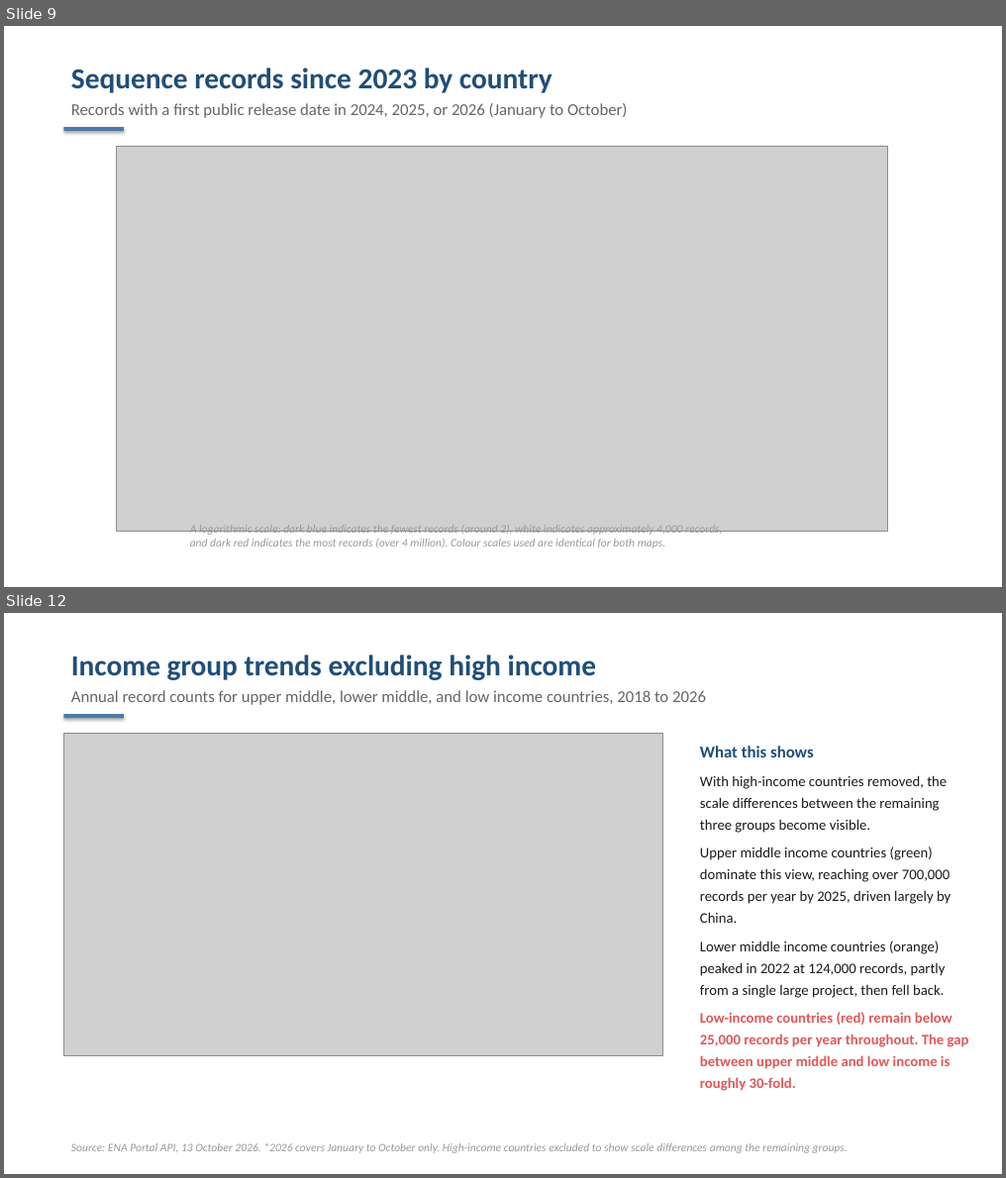
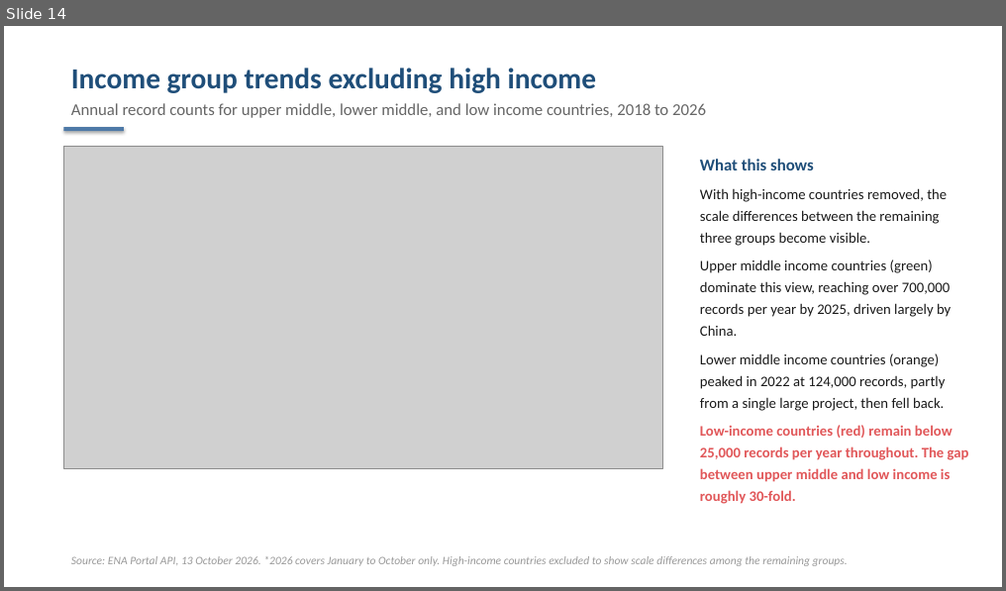
Before and after one commit to j-kind/insdc-provenance-cali-fund, a slide deck: pipeline/output/DRAFT_global_sequence_accessions.pptx. Shown one above the other, each under a label of ours: slides 9 and 12 before the commit, slide 14 after it; the slides between them are not shown. The pictures are 1006x1178 and 1006x591 pixels, drawn with LibreOffice and Linux fonts; fonts in the diff are those of the drawing; grey boxes stand for pictures. Boxes give left, top, right and bottom in pixels: in the first picture for what was removed or moved away, otherwise in the second. Text is boxed around its words. In the diff, an @@ line names an element or a change of style, - is before the commit and + after.

```diff
--- a/pipeline/output/DRAFT_global_sequence_accessions.pptx
+++ b/pipeline/output/DRAFT_global_sequence_accessions.pptx
@@ slide 9 removed at <box>4,26,1002,587</box>, background #FFFFFF @@
@@ text removed at <box>71,68,627,118</box> @@
-Sequence records since 2023 by country
-Records with a first public release date in 2024, 2025, or 2026 (January to October)
@@ rectangle removed at <box>63,127,124,132</box> @@
@@ picture removed at <box>116,146,887,531</box> @@
@@ text removed at <box>190,525,722,549</box> @@
-A logarithmic scale: dark blue indicates the fewest records (around 2), white indicates approximately 4,000 records,
-and dark red indicates the most records (over 4 million). Colour scales used are identical for both maps.
@@ what was slide 12 is now slide 14 @@
```
Also in this commit, not shown: 10 slides changed, 3 slides added, 1 other file.
